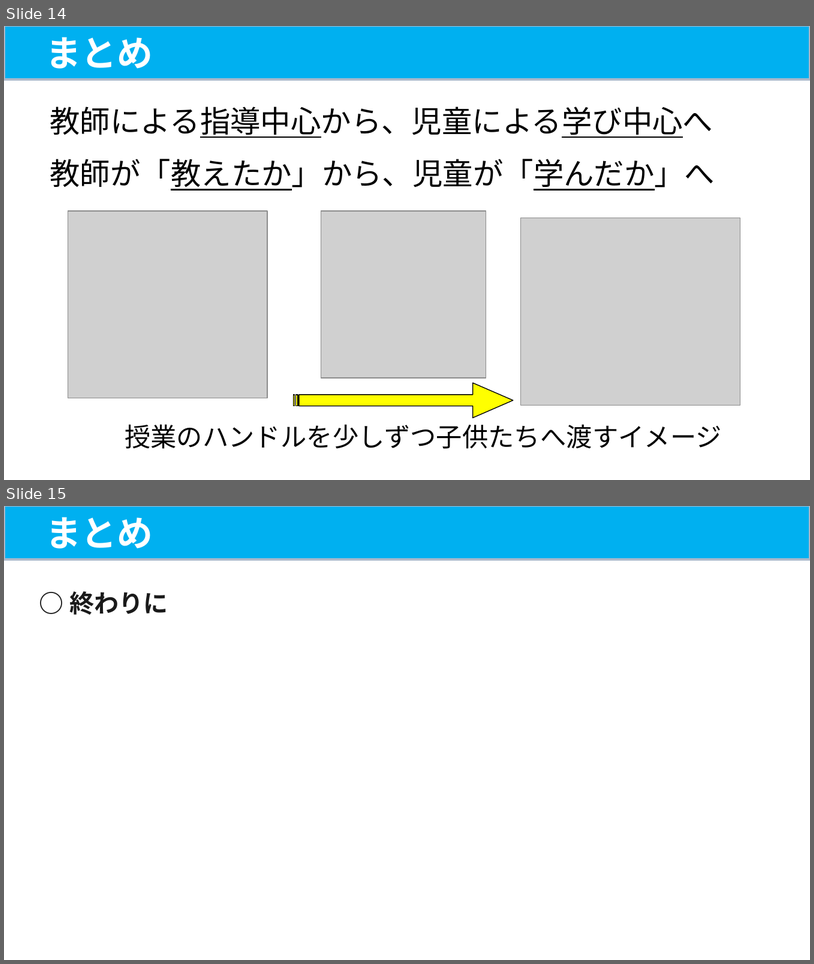
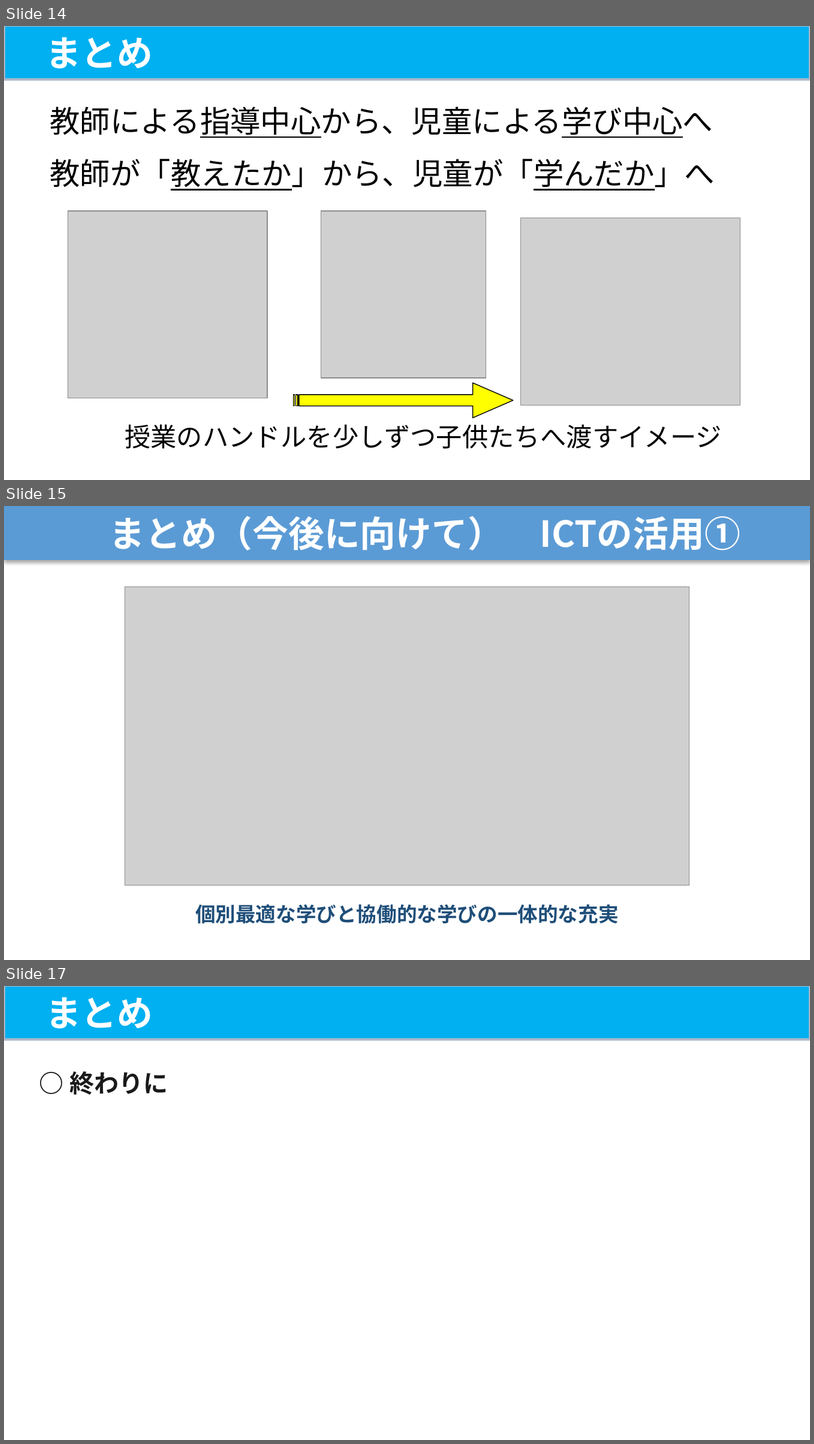
Before and after one commit to contynet730-star/con30, a slide deck: output/★指導課訪問★３・４校時指導助言資料（例）.pptx. Shown one above the other, each under a label of ours: slides 14 and 15 before the commit, slides 14, 15 and 17 after it; the slides between them are not shown. The pictures are 814x964 and 814x1444 pixels, drawn with LibreOffice and Linux fonts; fonts in the diff are those of the drawing; grey boxes stand for pictures. Boxes give left, top, right and bottom in pixels: in the first picture for what was removed or moved away, otherwise in the second. Text is boxed around its words. In the diff, an @@ line names an element or a change of style, - is before the commit and + after.

```diff
--- a/output/★指導課訪問★３・４校時指導助言資料（例）.pptx
+++ b/output/★指導課訪問★３・４校時指導助言資料（例）.pptx
@@ slide 15 added at bbox=[4, 506, 810, 960], background #FFFFFF @@
@@ rectangle added at bbox=[4, 506, 810, 560], fill #5B9BD5, 32 pt, text #FFFFFF, bold @@
+まとめ（今後に向けて） ICTの活用①
@@ picture added at bbox=[125, 586, 689, 885] @@
@@ text added at bbox=[195, 904, 619, 923], 18 pt, text #1F4E79, bold @@
+個別最適な学びと協働的な学びの一体的な充実
@@ what was slide 15 is now slide 17 @@
```
Also in this commit, not shown: 1 slide changed, 1 other slide added, 2 other files.
